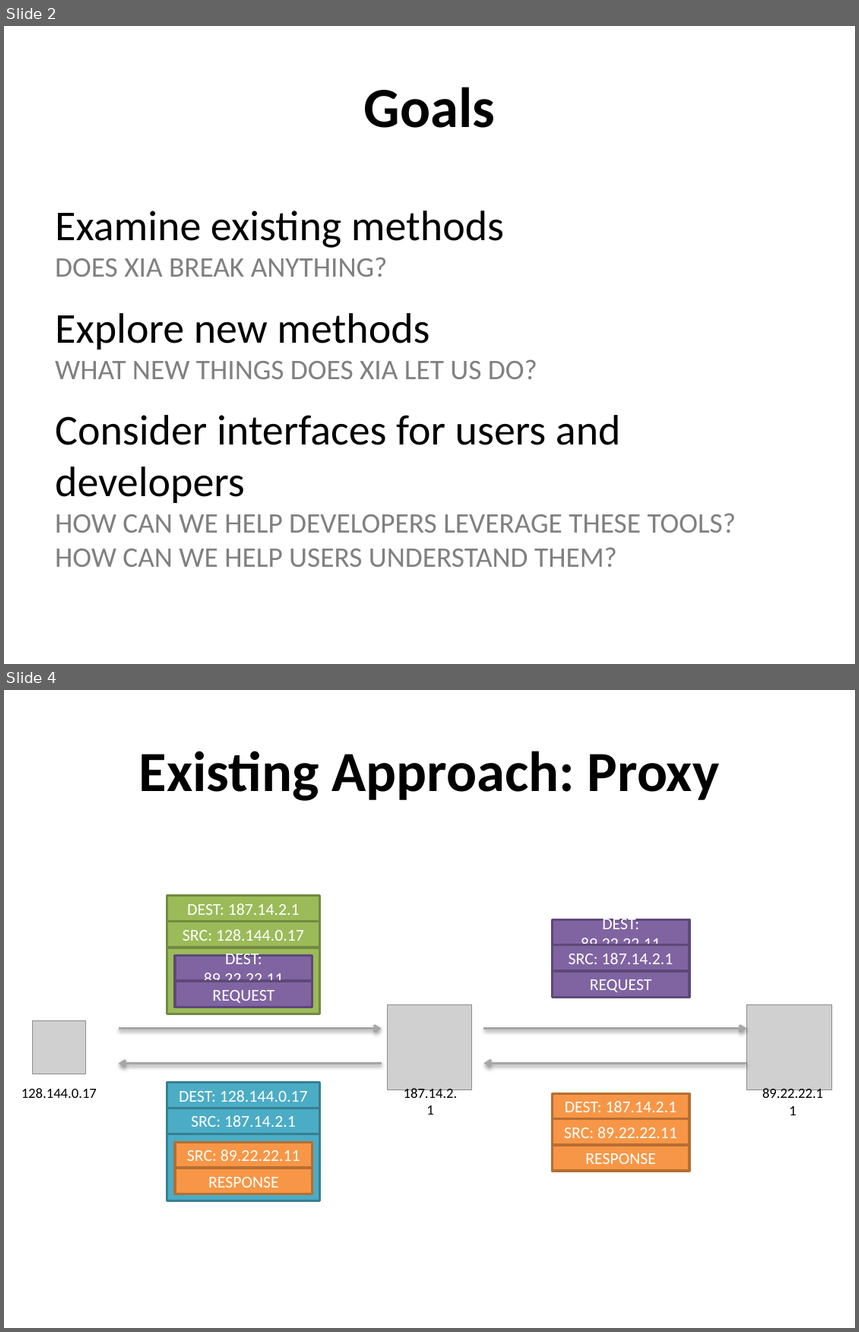
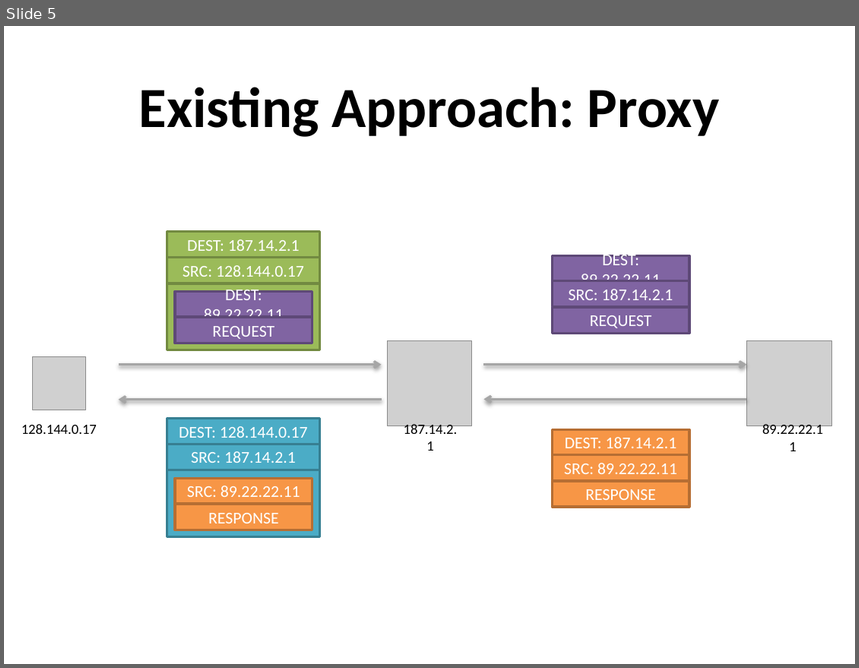
Before and after one commit to nfeltman/XIAnon, a slide deck: Presentation/Anonymity In XIA.pptx. Shown one above the other, each under a label of ours: slides 2 and 4 before the commit, slide 5 after it; the slides between them are not shown. The pictures are 859x1332 and 859x668 pixels, drawn with LibreOffice and Linux fonts; fonts in the diff are those of the drawing; grey boxes stand for pictures. Boxes give left, top, right and bottom in pixels: in the first picture for what was removed or moved away, otherwise in the second. Text is boxed around its words. In the diff, an @@ line names an element or a change of style, - is before the commit and + after.

```diff
--- a/Presentation/Anonymity In XIA.pptx
+++ b/Presentation/Anonymity In XIA.pptx
@@ slide 2 removed at [4,26,855,664], background #FFFFFF @@
@@ title removed at [364,87,495,128] @@
-Goals
@@ text removed at [55,211,737,567] @@
-Examine existing methods
-  DOES XIA BREAK ANYTHING?
-Explore new methods
-  WHAT NEW THINGS DOES XIA LET US DO?
-Consider interfaces for users and developers
-  HOW CAN WE HELP DEVELOPERS LEVERAGE THESE TOOLS?
-  HOW CAN WE HELP USERS UNDERSTAND THEM?
@@ what was slide 4 is now slide 5 @@
```
Also in this commit, not shown: 5 slides changed, 5 slides added, 1 other slide removed.
